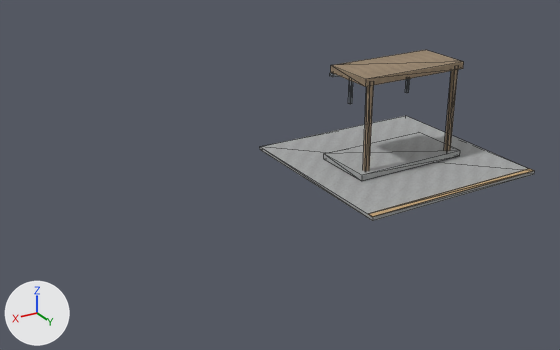
One commit to the glTF model development/levels/primitive-props-v1/site-kits/level_blockout_kit_wld_16_p03.glb: the scene before it, then after it.
The view is the same before and after, from a 50 mm lens placed at (6.59, 19.82, 8.47), pointed at (-3.07, 3.71, 0.41). Arrows for +X, +Y and +Z are at lower left; the lights stay in place. The picture after the commit comes second. Mesh edges are drawn as thin lines. Vertices at exactly the same position are counted once.

The first picture shows 'level_blockout_kit_wld_16_p03'.
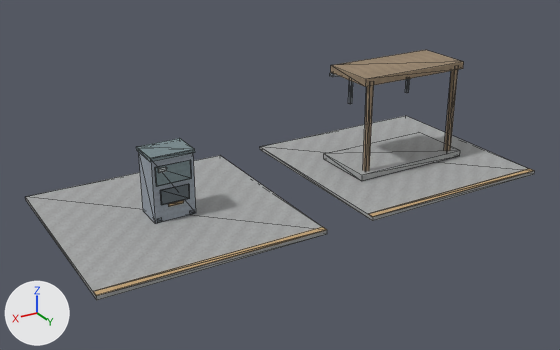
What changed in the scene script:
```text
Add img_image_5:
    img_image_5 = load_image('Image_5', '_unpacked/Image_5', 32, 32, 'sRGB')
Add img_image_6:
    img_image_6 = load_image('Image_6', '_unpacked/Image_6', 32, 32, 'sRGB')
Add img_image_4:
    img_image_4 = load_image('Image_4', '_unpacked/Image_4', 32, 32, 'sRGB')
Add mat_blockout_dark:
    mat_blockout_dark = bpy.data.materials.new('blockout_dark')
    # colours: grey #697379
    # uses the picture img_image_5
Add mat_blockout_silver:
    mat_blockout_silver = bpy.data.materials.new('blockout_silver')
    # colours: light grey #cbd3d4
    # uses the picture img_image_6
Add mat_blockout_industrial:
    mat_blockout_industrial = bpy.data.materials.new('blockout_industrial')
    # colours: grey #86999e
    # uses the picture img_image_4
Change me_eight_pines_motor_lodge_map_kit_contact_room:
    used by ob_level_blockout_kit_wld_16_p03; location = (0.0, 0.0, 0.0)
    remove me_eight_pines_motor_lodge_map_kit_contact_room.from_pydata(...)  # 72 vertices, 108 faces; spans x -9.82..-4.18, y 0.7..6.3, z -0.11..2.82
    add me_eight_pines_motor_lodge_map_kit_contact_room.from_pydata(...)  # 152 vertices, 228 faces; spans x -9.82..2.83, y 0.7..6.3, z -0.11..2.82
    me_eight_pines_motor_lodge_map_kit_contact_room part 1: a new loose piece, a box spanning x -2.825..2.825, y 0.7..6.3, z -0.11..-0.01, in mat_blockout_stone
    me_eight_pines_motor_lodge_map_kit_contact_room part 2: a new loose piece, a box spanning x -2.825..2.825, y 6.11..6.29, z -0.013..0.002, in mat_blockout_accent
    me_eight_pines_motor_lodge_map_kit_contact_room part 3: a new loose piece, a box spanning x -0.195..0.195, y 3.945..3.965, z 0.395..0.465, in mat_blockout_accent
    me_eight_pines_motor_lodge_map_kit_contact_room part 4: a new loose piece, a box spanning x -0.54..0.54, y 3.11..3.89, z 0.0..1.68, in mat_blockout_metal
    me_eight_pines_motor_lodge_map_kit_contact_room part 5: a new loose piece, a box spanning x -0.455..0.455, y 3.899..3.934, z 0.97..1.45, in mat_blockout_industrial
    me_eight_pines_motor_lodge_map_kit_contact_room part 6: a new loose piece, a box spanning x -0.57..0.57, y 3.065..3.935, z 1.625..1.715, in mat_blockout_industrial
    me_eight_pines_motor_lodge_map_kit_contact_room part 7: a new loose piece, a box spanning x -0.37..0.37, y 3.914..3.948, z 0.465..0.855, in mat_blockout_dark
    me_eight_pines_motor_lodge_map_kit_contact_room part 8: a new loose piece, a box spanning x 0.19..0.39, y 3.928..3.968, z 1.315..1.425, in mat_blockout_silver
    other edits to the shape of me_eight_pines_motor_lodge_map_kit_contact_room do not show in these pictures
    add me_eight_pines_motor_lodge_map_kit_contact_room.materials.append(mat_blockout_industrial)
    add me_eight_pines_motor_lodge_map_kit_contact_room.materials.append(mat_blockout_dark)
    add me_eight_pines_motor_lodge_map_kit_contact_room.materials.append(mat_blockout_silver)
```

Location of each change, [x1, y1, x2, y2] in pixels of the pictures (560 x 350 px):
'level_blockout_kit_wld_16_p03', reshaped (85% wider, 46% taller): before [260, 50, 534, 221]; after [26, 50, 534, 300]
part 1 of me_eight_pines_motor_lodge_map_kit_contact_room, added: after [26, 155, 327, 300]
part 2 of me_eight_pines_motor_lodge_map_kit_contact_room, added: after [93, 227, 327, 296]
part 3 of me_eight_pines_motor_lodge_map_kit_contact_room, added: after [168, 200, 184, 207]
part 4 of me_eight_pines_motor_lodge_map_kit_contact_room, added: after [139, 153, 196, 224]
part 5 of me_eight_pines_motor_lodge_map_kit_contact_room, added: after [155, 160, 192, 187]
part 6 of me_eight_pines_motor_lodge_map_kit_contact_room, added: after [136, 138, 195, 162]
part 7 of me_eight_pines_motor_lodge_map_kit_contact_room, added: after [160, 184, 190, 205]
part 8 of me_eight_pines_motor_lodge_map_kit_contact_room, added: after [158, 167, 167, 173]
